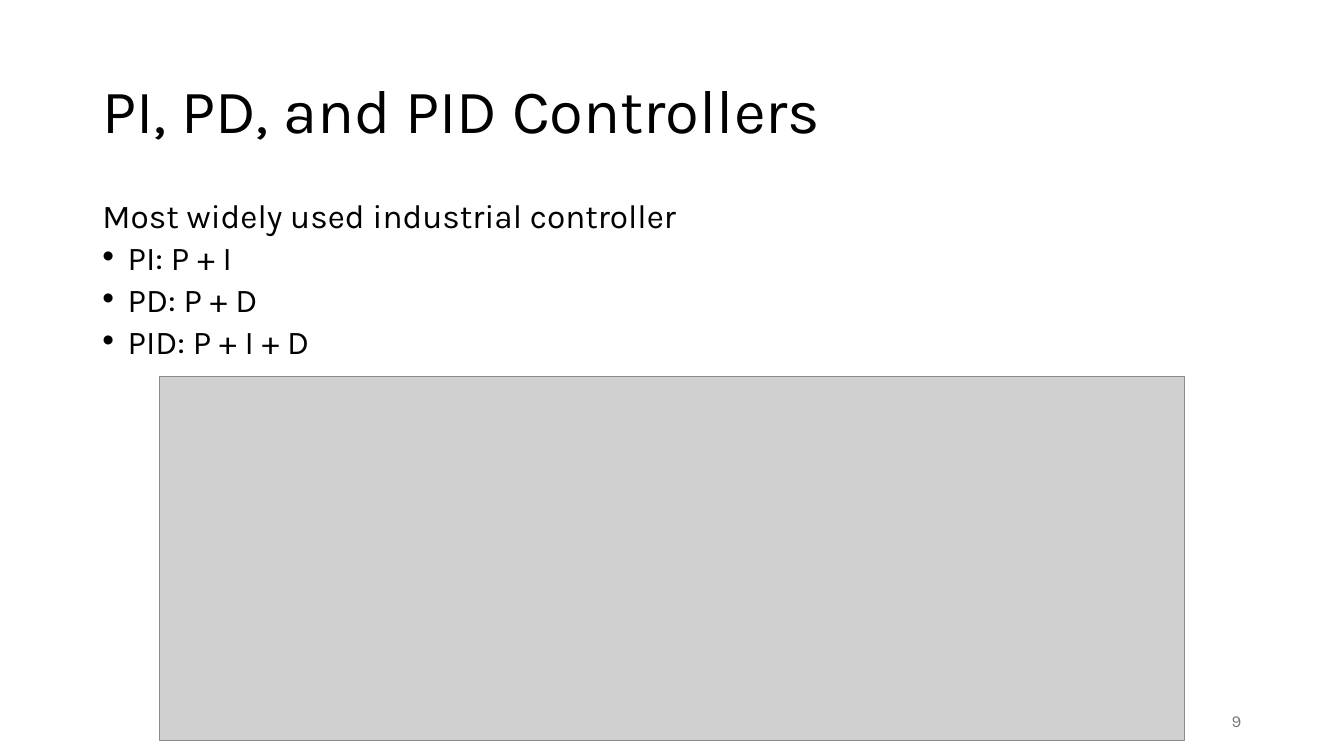
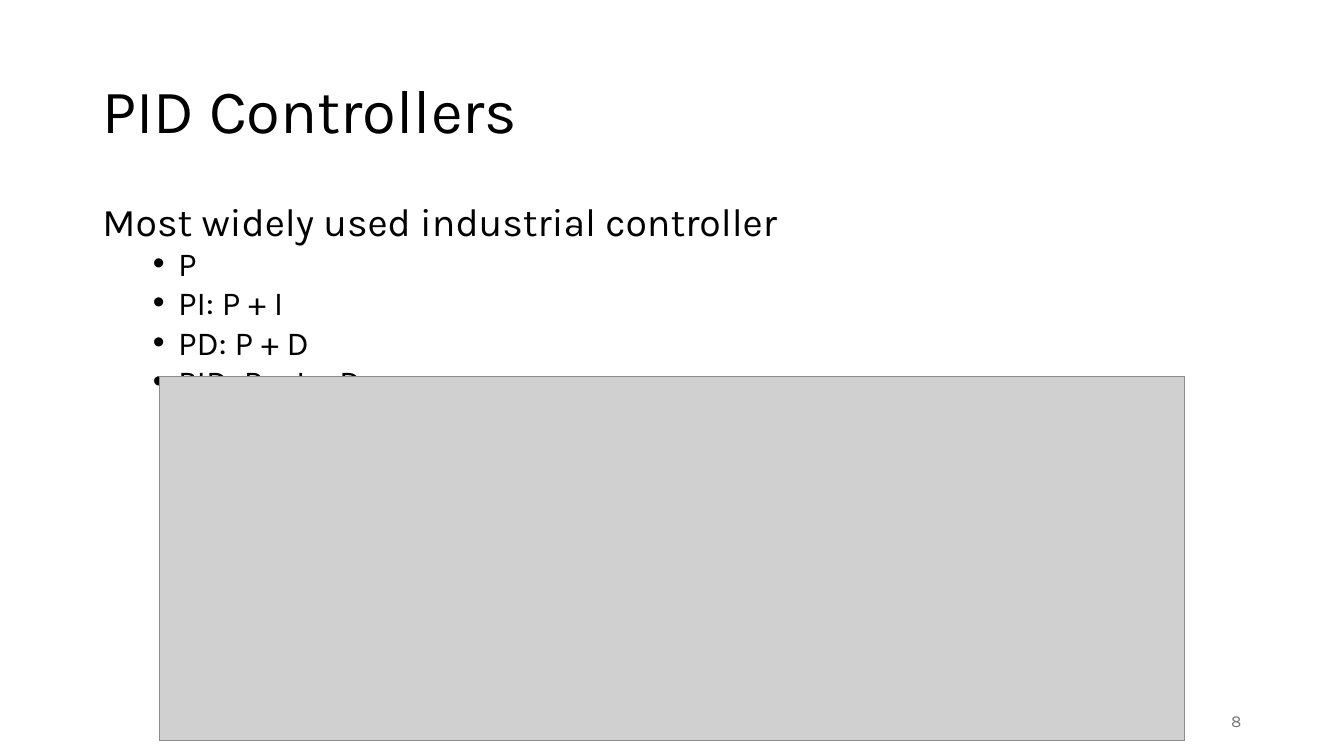
Before and after one commit to FelixWick/control_engineering, a slide deck: slide 8 of slides/2_continuous_controllers.pptx (slide 9 before the commit). Drawn at 1344x756 pixels with LibreOffice and Linux fonts; fonts in the diff are those of the drawing; grey boxes stand for pictures. Boxes give left, top, right and bottom in pixels: in the first picture for what was removed or moved away, otherwise in the second. Text is boxed around its words. In the diff, an @@ line names an element or a change of style, - is before the commit and + after.

Commit message:
time-domain control

```diff
--- a/slides/2_continuous_controllers.pptx
+++ b/slides/2_continuous_controllers.pptx
@@ title at [102, 91, 517, 134]: text changed @@
-PI, PD, and PID Controllers
+PID Controllers
@@ text at [102, 209, 777, 377]: size 23.8 to 28 pt in "Most widely used industrial controller"; size 23.8 to 24 pt in "PI: P + I", "PD: P + D", "PID: P + I + D"; line spacing 0.7 to 0.8; list level 1 to 2 in "PI: P + I"; list level 1 to 2 in "PD: P + D"; list level 1 to 2 in "PID: P + I + ..." @@
@@ text at [178, 255, 197, 276]: paragraph added @@
+  • P
```
Also in this commit, not shown: 6 other slides changed, 4 slides added, 2 slides removed, 3 other files.
